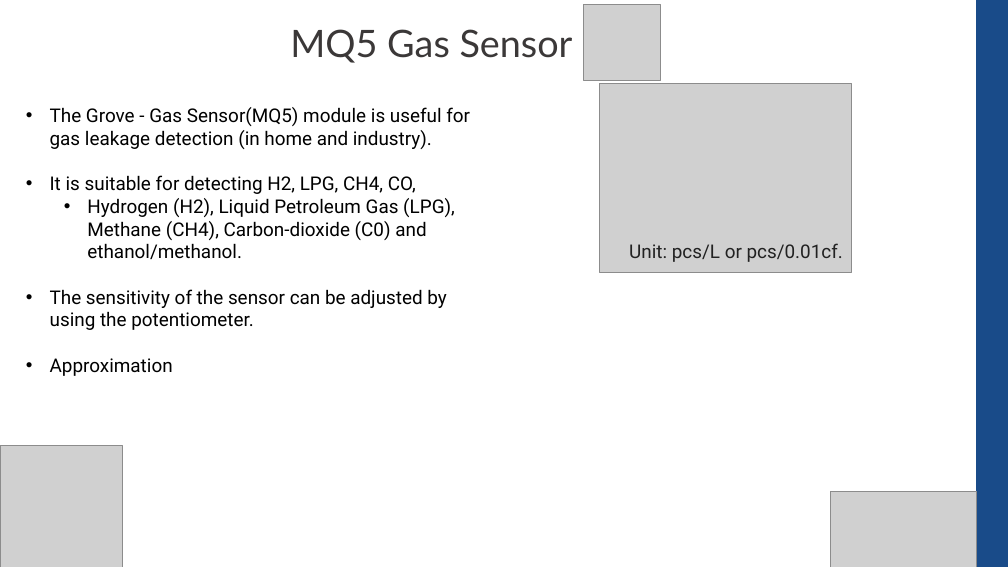
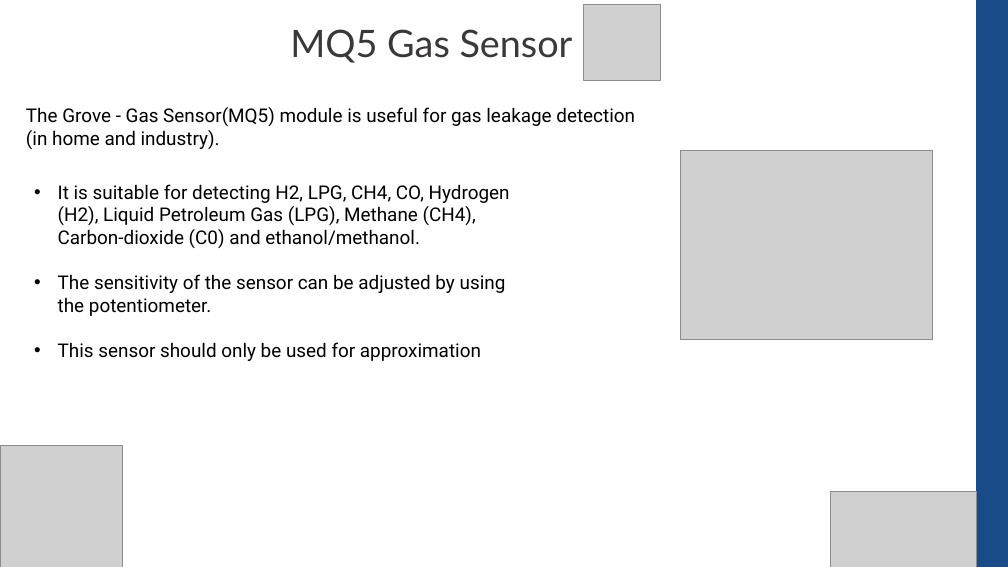
Before and after one commit to CompEng0001/IoT-and-Our-Schools-Environments-for-Education, a slide deck: slide 8 of Lessons/Sensors_101.pptx. Drawn at 1008x567 pixels with LibreOffice and Linux fonts; fonts in the diff are those of the drawing; grey boxes stand for pictures. Boxes give left, top, right and bottom in pixels: in the first picture for what was removed or moved away, otherwise in the second. Text is boxed around its words. In the diff, an @@ line names an element or a change of style, - is before the commit and + after.

```diff
--- a/Lessons/Sensors_101.pptx
+++ b/Lessons/Sensors_101.pptx
@@ text "The Grove - Gas Sensor(MQ5) ..." at [26,107,635,149]: bullet • to none @@
@@ text at [50,175,455,376]: paragraphs removed @@
-• It is suitable for detecting H2, LPG, CH4, CO,
-  • Hydrogen (H2), Liquid Petroleum Gas (LPG), Methane (CH4), Carbon-dioxide (C0) and ethanol/methanol.
-• The sensitivity of the sensor can be adjusted by using the potentiometer.
-• Approximation
@@ picture: place and size @@
-picture at [600,83,851,272]
+picture at [681,150,932,340]
@@ text added at [58,184,510,361], 18 pt, text #000000 @@
+• It is suitable for detecting H2, LPG, CH4, CO, Hydrogen (H2), Liquid Petroleum Gas (LPG), Methane (CH4), Carbon-dioxide (C0) and ethanol/methanol.
+• The sensitivity of the sensor can be adjusted by using the potentiometer.
+• This sensor should only be used for approximation
@@ text removed at [629,243,843,262] @@
-Unit: pcs/L or pcs/0.01cf.
```
Also in this commit, not shown: 2 other slides changed, 2 slides added, 1 slide removed.
